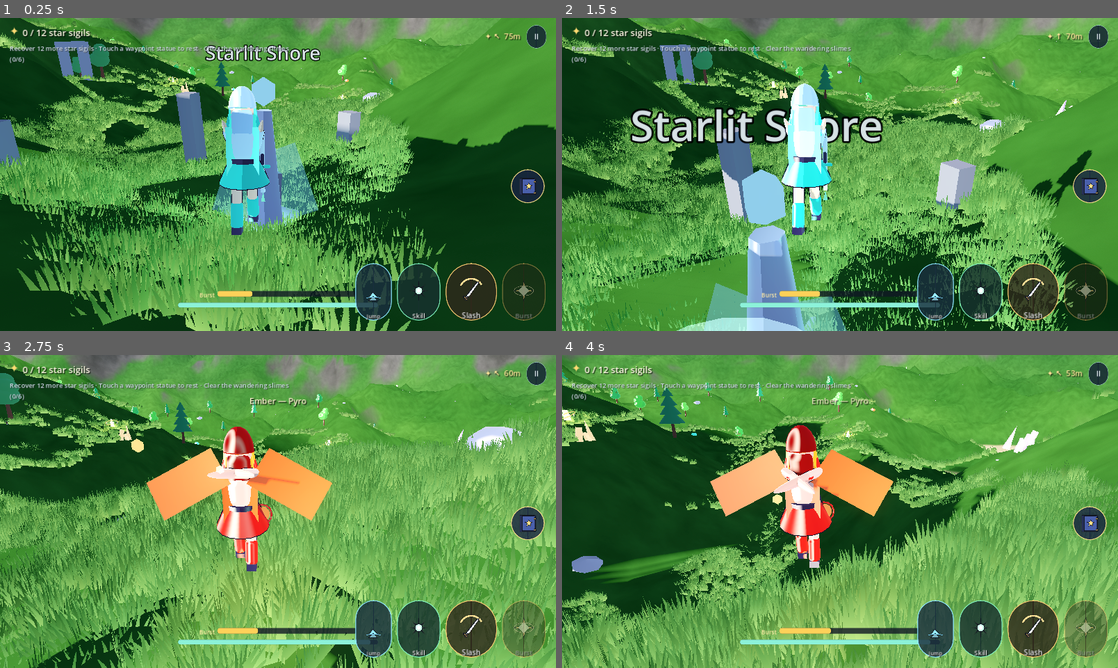
Above: before the commit, frames 1-4 (two rows, left to right).
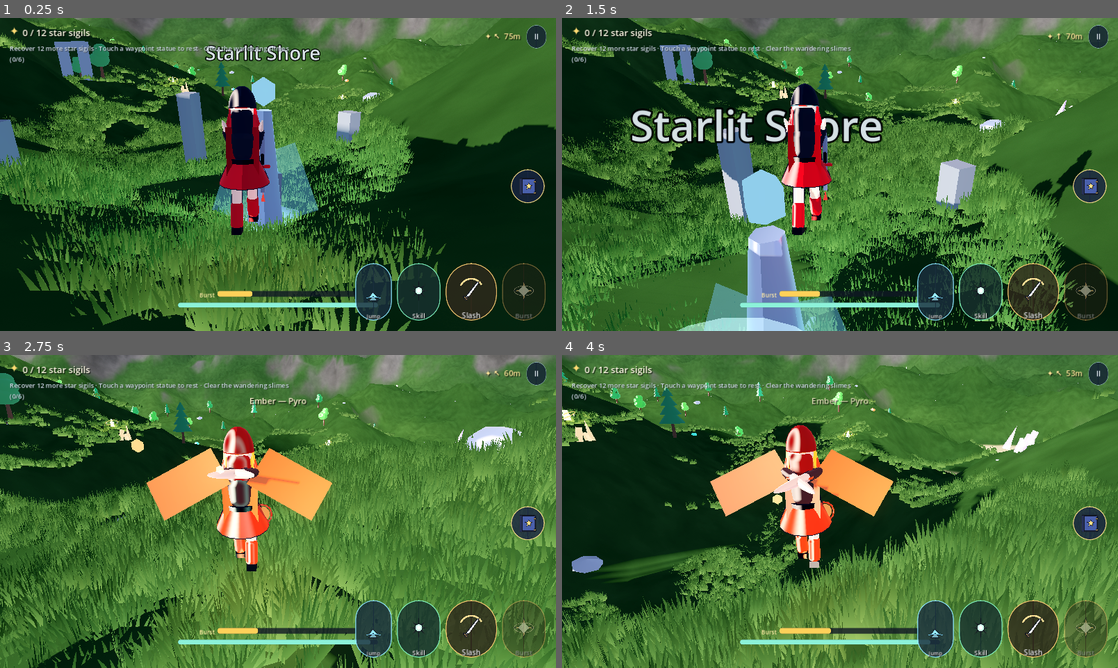
Above: after the commit, the same moments.

Repository: Endiq-jar/LastStar
Game: Godot game, scene res://scenes/world.tscn
Two runs of this game, one before a commit and one after it. Both use one fixed random seed, a clock stepped at 60 frames per second and the inputs below.
Inputs (mouse positions are in pixels of both pictures, inside the frame that each line leads up to):
- Up to frame 1 (0.25 s): no input
- Up to frame 2 (1.5 s): move the mouse to (867, 174) at 0.52 s; press the mouse at (867, 174) at 0.53 s; hold W (move_forward) from 0.53 s (still down); tap Space (jump) at 0.77, 1.07 s; move the mouse to (812, 174) at 1.27 s; release the mouse at (812, 174) at 1.28 s; tap Q (burst) at 1.35 s
- Up to frame 3 (2.75 s): keep holding W (move_forward); tap Space (jump) at 1.52, 1.82 s; move the mouse to (289, 505) at 2.02 s; hold T (party_next) from 2.03 s (still down)
- Up to frame 4 (4 s): keep holding W (move_forward); move the mouse to (834, 517) at 2.77 s; release T (party_next) at 2.78 s; tap Shift (sprint) at 2.85 s; click (834, 517) at 2.92 s; tap Space (jump) at 3.02, 3.32, 3.77 s; move the mouse to (878, 514) at 3.52 s; press the mouse at (878, 514) at 3.53 s

The runs differ from the first frame. In frame 1, 57% of the frame differs, in the area x 0-100%, y 0-100%; in frame 2, 66%; in frame 3, 77%; in frame 4, 72%.

Commit message:
art: repaint the cast black and red, and calm the meadow
The character was pale because the palette was pale. An earlier pass chased the
white-blob artefact by lifting every albedo toward 1.0 - hair 0.71, outfit 0.80 -
which is exactly backwards, and it left her a near-white mass no shader tuning
could rescue. The player is now black and red as briefed: near-black hair and
cloth, crimson tips and accents, a deep red cape. The toon ramp supplies the
separation that a light palette was faking.

Environment lit at the same target:

- Grass and terrain meadow albedos come down to hand-painted values (grass tip
  0.40 green, meadow 0.235/0.335/0.175). The hills were lit to a saturated
  arcade green because the albedo was bright and the 1.55 key had nothing to
  hold it back.
- Snow drops off pure white to a warm off-white at 0.62/0.65/0.72 so the ridge
  line has form instead of reading as a paper wall.
- The cast's hard-coded near-black props (belt, boot toes, sword steel) join the
  red-black scheme, and the shadow tint is no longer bright enough to turn
  shaded black cloth blue-grey.

Co-authored-by: arena-agent <297053741+arena-agent@users.noreply.github.com>

Diff:
--- a/scripts/character_builder.gd
+++ b/scripts/character_builder.gd
@@ -13,7 +13,7 @@
 	var m := ShaderMaterial.new()
 	m.shader = TOON_SHADER
 	m.set_shader_parameter("albedo_color", color)
-	m.set_shader_parameter("shadow_tint", Color(0.62, 0.66, 0.92))
+	m.set_shader_parameter("shadow_tint", Color(0.46, 0.48, 0.70))
 	m.set_shader_parameter("rim_color", Color(1.0, 0.95, 0.84))
 	# Rim and spec used to run at 0.7-0.8 strength with a 0.45 spec energy; on a
 	# build made mostly of spheres every one of them picked up a broad highlight
@@ -126,7 +126,7 @@
 	belt.top_radius = 0.21
 	belt.bottom_radius = 0.21
 	belt.height = 0.06
-	_add(torso, belt, _toon(Color(0.28, 0.24, 0.30)), Vector3(0, 0.99, 0))
+	_add(torso, belt, _toon(Color(0.09, 0.08, 0.10)), Vector3(0, 0.99, 0))
 	for side in [-1.0, 1.0]:
 		var panel := BoxMesh.new()
 		panel.size = Vector3(0.12, 0.34, 0.03)
@@ -242,7 +242,7 @@
 
 		var toe := BoxMesh.new()
 		toe.size = Vector3(0.13, 0.09, 0.24)
-		_add(leg, toe, _toon(Color(0.32, 0.28, 0.36)), Vector3(0, -0.75, -0.04))
+		_add(leg, toe, _toon(Color(0.11, 0.09, 0.12)), Vector3(0, -0.75, -0.04))
 		legs.append(leg)
 
 	# --- cape and glide wings --------------------------------------------
@@ -308,7 +308,7 @@
 
 
 static func _build_weapon(anchor: Node3D, kind: String, glow: StandardMaterial3D, accent: ShaderMaterial) -> void:
-	var steel := _toon(Color(0.78, 0.81, 0.88), 0.45)
+	var steel := _toon(Color(0.46, 0.47, 0.54), 0.45)
 	match kind:
 		"sword":
 			var blade := BoxMesh.new()
@@ -323,7 +323,7 @@
 			var grip := CapsuleMesh.new()
 			grip.radius = 0.024
 			grip.height = 0.16
-			_add(anchor, grip, _toon(Color(0.25, 0.22, 0.28)), Vector3(0, -0.14, 0))
+			_add(anchor, grip, _toon(Color(0.10, 0.08, 0.10)), Vector3(0, -0.14, 0))
 		"bow":
 			var frame := TorusMesh.new()
 			frame.inner_radius = 0.20
--- a/scripts/game_state.gd
+++ b/scripts/game_state.gd
@@ -30,16 +30,19 @@
 		"title": "Wandering Gale",
 		"element": "Anemo",
 		"element_id": 0,
-		"color": Color(0.42, 0.92, 0.78),
-		# 0.86 albedo under a 1.6-energy key clipped to a flat white blob with no
-		# shading left in it. Hair needs to be light, not at the top of the range.
-		"hair": Color(0.62, 0.71, 0.82),
-		"hair_tip": Color(0.42, 0.92, 0.78),
-		"outfit": Color(0.74, 0.80, 0.87),
-		"outfit_accent": Color(0.30, 0.72, 0.66),
-		"skin": Color(0.86, 0.72, 0.63),
-		"eye": Color(0.24, 0.78, 0.66),
-		"cape": Color(0.55, 0.95, 0.85),
+		"color": Color(0.92, 0.26, 0.24),
+		# Black and red, per the brief. The previous values (0.62-0.87 near-white
+		# blues) were an over-correction for clipping: I had chased the white-blob
+		# artefact by lifting every albedo toward 1.0, which is exactly backwards.
+		# A character reads as black-and-red because its albedos ARE dark, and the
+		# toon ramp supplies the separation between the lit and shadowed halves.
+		"hair": Color(0.13, 0.12, 0.16),
+		"hair_tip": Color(0.72, 0.15, 0.18),
+		"outfit": Color(0.14, 0.13, 0.17),
+		"outfit_accent": Color(0.66, 0.13, 0.16),
+		"skin": Color(0.88, 0.74, 0.66),
+		"eye": Color(0.95, 0.28, 0.24),
+		"cape": Color(0.52, 0.08, 0.12),
 		"weapon": "sword",
 		"max_hp": 1100.0,
 		"attack": 42.0,
@@ -56,8 +59,8 @@
 		"color": Color(1.0, 0.55, 0.32),
 		"hair": Color(0.55, 0.16, 0.12),
 		"hair_tip": Color(1.0, 0.62, 0.24),
-		"outfit": Color(0.80, 0.70, 0.62),
-		"outfit_accent": Color(0.78, 0.24, 0.18),
+		"outfit": Color(0.30, 0.20, 0.18),
+		"outfit_accent": Color(0.86, 0.30, 0.16),
 		"skin": Color(0.88, 0.71, 0.62),
 		"eye": Color(1.0, 0.62, 0.22),
 		"cape": Color(1.0, 0.46, 0.26),
@@ -77,7 +80,7 @@
 		"color": Color(0.75, 0.56, 1.0),
 		"hair": Color(0.29, 0.22, 0.42),
 		"hair_tip": Color(0.78, 0.56, 1.0),
-		"outfit": Color(0.70, 0.68, 0.82),
+		"outfit": Color(0.20, 0.18, 0.28),
 		"outfit_accent": Color(0.44, 0.28, 0.72),
 		"skin": Color(0.84, 0.70, 0.63),
 		"eye": Color(0.66, 0.44, 1.0),
--- a/shaders/grass_sway.gdshader
+++ b/shaders/grass_sway.gdshader
@@ -25,9 +25,9 @@
 // blue was already the weakest channel - so the lit result landed at rgb(82,163,9),
 // a pure hue-92 lime with no blue left in it at all. Keeping blue at roughly half
 // of green survives the warm light and reads as the soft green of lit grass.
-uniform vec4 grass_color : source_color = vec4(0.15, 0.26, 0.14, 1.0);
-uniform vec4 grass_tip : source_color = vec4(0.38, 0.52, 0.26, 1.0);
-uniform vec4 dry_color : source_color = vec4(0.36, 0.38, 0.22, 1.0);
+uniform vec4 grass_color : source_color = vec4(0.115, 0.185, 0.102, 1.0);
+uniform vec4 grass_tip : source_color = vec4(0.30, 0.40, 0.205, 1.0);
+uniform vec4 dry_color : source_color = vec4(0.33, 0.32, 0.185, 1.0);
 uniform float wind_strength : hint_range(0.0, 1.0) = 0.22;
 uniform float wind_speed : hint_range(0.0, 4.0) = 1.4;
 uniform vec2 wind_dir = vec2(0.85, 0.35);
@@ -137,7 +137,7 @@
 	// Fade to the meadow's own mid tone, not to a dark forest green - the field
 	// has to sit in the hillside, and the hillside is not dark.
 	float far_t = smoothstep(60.0, 140.0, dist);
-	col = mix(col, vec3(0.26, 0.34, 0.20), far_t * 0.45);
+	col = mix(col, vec3(0.205, 0.275, 0.165), far_t * 0.45);
 
 	// Dissolve before the streaming edge. Grass only exists in a 130 m radius
 	// around the player, and the shader was drawing right up to that boundary -
--- a/shaders/terrain_anime.gdshader
+++ b/shaders/terrain_anime.gdshader
@@ -15,8 +15,8 @@
 uniform sampler2D sand_tex : source_color, filter_linear_mipmap, repeat_enable;
 uniform sampler2D macro_tex : hint_default_white, filter_linear_mipmap, repeat_enable;
 
-uniform vec4 meadow_tint : source_color = vec4(0.28, 0.45, 0.20, 1.0);
-uniform vec4 meadow_deep : source_color = vec4(0.13, 0.27, 0.13, 1.0);
+uniform vec4 meadow_tint : source_color = vec4(0.235, 0.335, 0.175, 1.0);
+uniform vec4 meadow_deep : source_color = vec4(0.115, 0.195, 0.115, 1.0);
 // Slightly warm grey. A neutral 0.42 grey under a cool sky turns every cliff the
 // same slate blue and the mountains lose all separation from the sky behind them.
 uniform vec4 rock_tint : source_color = vec4(0.40, 0.38, 0.36, 1.0);
@@ -130,7 +130,7 @@
 	// not a noise texture.
 	float snow = smoothstep(snow_height - 14.0, snow_height + 20.0, h);
 	snow *= 1.0 - smoothstep(0.42, 0.62, slope);
-	col = mix(col, vec3(0.72, 0.77, 0.87), snow * 0.85);
+	col = mix(col, vec3(0.615, 0.645, 0.715), snow * 0.82);
 
 	// Wet band near the shore: darker + glossier.
 	float wet = 1.0 - smoothstep(water_level, water_level + wet_band, h);
